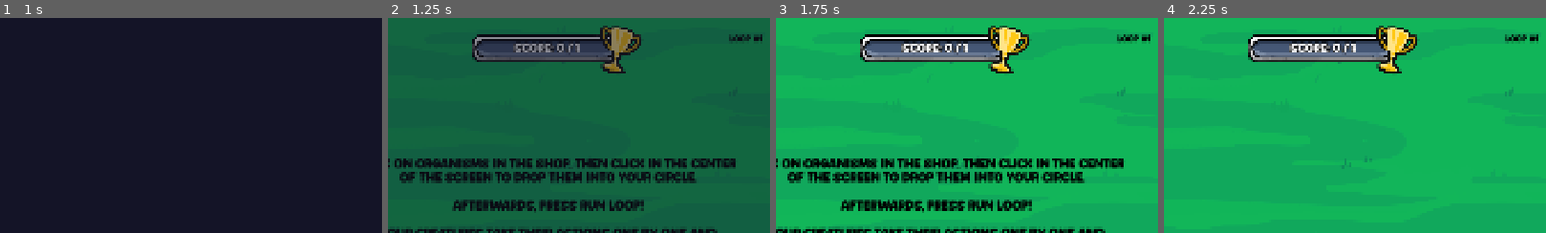
Above: before the commit, frames 1-4 (left to right).
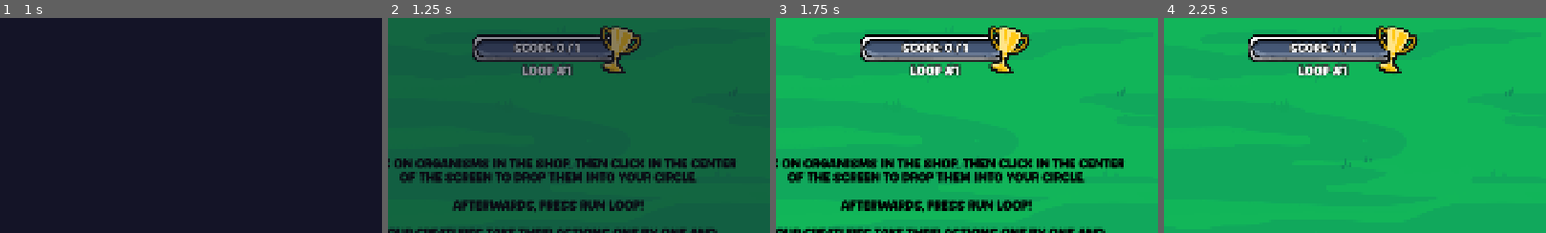
Above: after the commit, the same moments.

Repository: elliotfontaine/gmtk-2025-submission
Game: Godot game, scene res://scenes/main_menu.tscn
The game is run twice, just before and just after one commit, with the same random seed, the same clock (stepped at 60 frames per second) and the same inputs. The engine's default icon, where the game draws it, is replaced by a stand-in: a white triangle on a blue panel in a dark square.
Inputs (mouse positions are % of the whole screen's width and height, from its top left):
- Up to frame 1 (1 s): click "play" at 0.5 s
- Up to frame 2 (1.25 s): no input
- Up to frame 3 (1.75 s): tap Enter at 1.25 s; move the mouse to (72, 45) at 1.27 s; hold D from 1.28 s (still down); hold Shift from 1.28 s (still down); click (72, 45) at 1.42 s
- Up to frame 4 (2.25 s): release D at 2 s; release Shift at 2 s; click (8, 48) at 2 s
The pictures show only the part of the screen within x 43-93%, y 0-50%; the shares and areas given below are measured in that part.

Frame 1 is identical in both runs. In frame 2, 0.8% of the frame differs, in the area x 34-98%, y 7-27%; in frame 3, 0.9%; in frame 4, 0.9%.

Commit message:
move loop number label

Diff:
--- a/scenes/world.tscn
+++ b/scenes/world.tscn
@@ -140,12 +140,19 @@
 mouse_default_cursor_shape = 2
 text = "Run Loop"
 
-[node name="ScoreContainer" type="CenterContainer" parent="UI/MarginContainer/HBoxContainer"]
+[node name="VBoxContainer" type="VBoxContainer" parent="UI/MarginContainer/HBoxContainer"]
+layout_mode = 2
+size_flags_horizontal = 3
+size_flags_vertical = 0
+mouse_filter = 2
+theme_override_constants/separation = 6
+
+[node name="ScoreContainer" type="CenterContainer" parent="UI/MarginContainer/HBoxContainer/VBoxContainer"]
 layout_mode = 2
 size_flags_horizontal = 6
 size_flags_vertical = 0
 
-[node name="ProgressBarScore" type="ProgressBar" parent="UI/MarginContainer/HBoxContainer/ScoreContainer"]
+[node name="ProgressBarScore" type="ProgressBar" parent="UI/MarginContainer/HBoxContainer/VBoxContainer/ScoreContainer"]
 unique_name_in_owner = true
 custom_minimum_size = Vector2(380, 50)
 layout_mode = 2
@@ -154,7 +161,7 @@
 value = 50.0
 show_percentage = false
 
-[node name="LabelScore" type="Label" parent="UI/MarginContainer/HBoxContainer/ScoreContainer"]
+[node name="LabelScore" type="Label" parent="UI/MarginContainer/HBoxContainer/VBoxContainer/ScoreContainer"]
 unique_name_in_owner = true
 layout_mode = 2
 theme_override_colors/font_color = Color(1, 1, 1, 1)
@@ -165,10 +172,20 @@
 horizontal_alignment = 1
 vertical_alignment = 1
 
-[node name="Sprite2D" type="Sprite2D" parent="UI/MarginContainer/HBoxContainer/ScoreContainer"]
+[node name="Sprite2D" type="Sprite2D" parent="UI/MarginContainer/HBoxContainer/VBoxContainer/ScoreContainer"]
 position = Vector2(373, 40)
 texture = ExtResource("11_dss4m")
 
+[node name="LabelLoop" type="Label" parent="UI/MarginContainer/HBoxContainer/VBoxContainer"]
+unique_name_in_owner = true
+layout_mode = 2
+size_flags_horizontal = 4
+size_flags_vertical = 0
+theme_override_colors/font_color = Color(1, 1, 1, 1)
+theme_override_colors/font_outline_color = Color(0, 0, 0, 1)
+theme_override_constants/outline_size = 9
+text = "Loop #1"
+
 [node name="ButtonAdd" type="Button" parent="UI/MarginContainer/HBoxContainer"]
 visible = false
 layout_mode = 2
@@ -180,14 +197,6 @@
 size_flags_horizontal = 8
 size_flags_vertical = 0
 alignment = 2
-
-[node name="LabelLoop" type="Label" parent="UI/MarginContainer/TopRight"]
-unique_name_in_owner = true
-layout_mode = 2
-size_flags_horizontal = 8
-size_flags_vertical = 0
-theme_override_font_sizes/font_size = 22
-text = "Loop #1"
 
 [node name="SettingsButton" type="TextureButton" parent="UI/MarginContainer/TopRight"]
 layout_mode = 2
